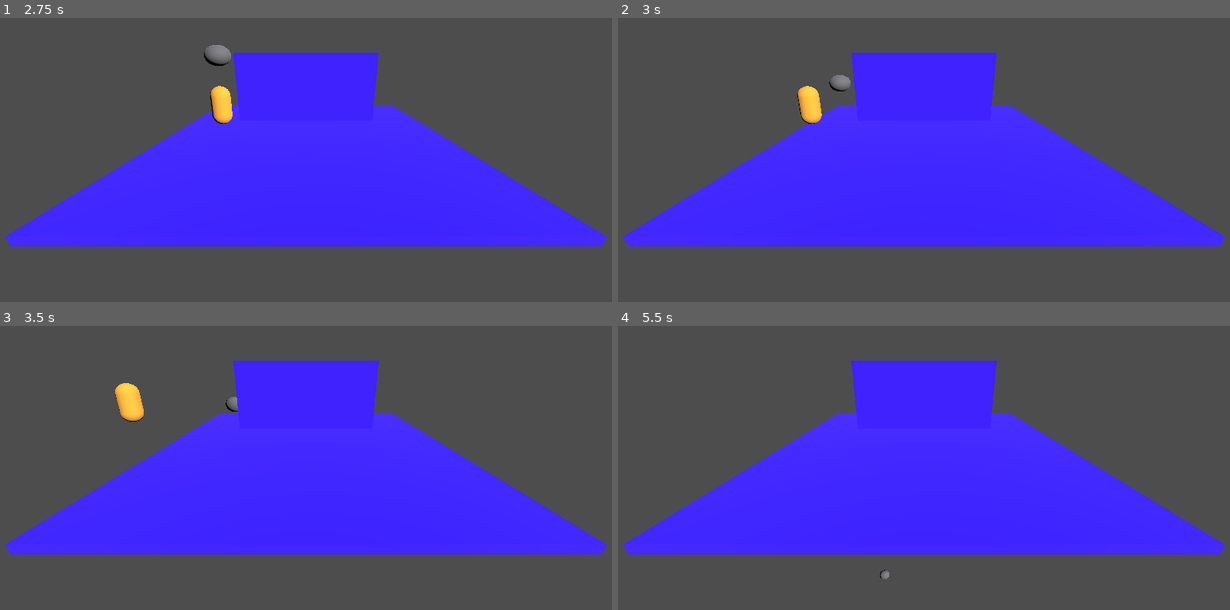
Above: before the commit, frames 1-4 (two rows, left to right).
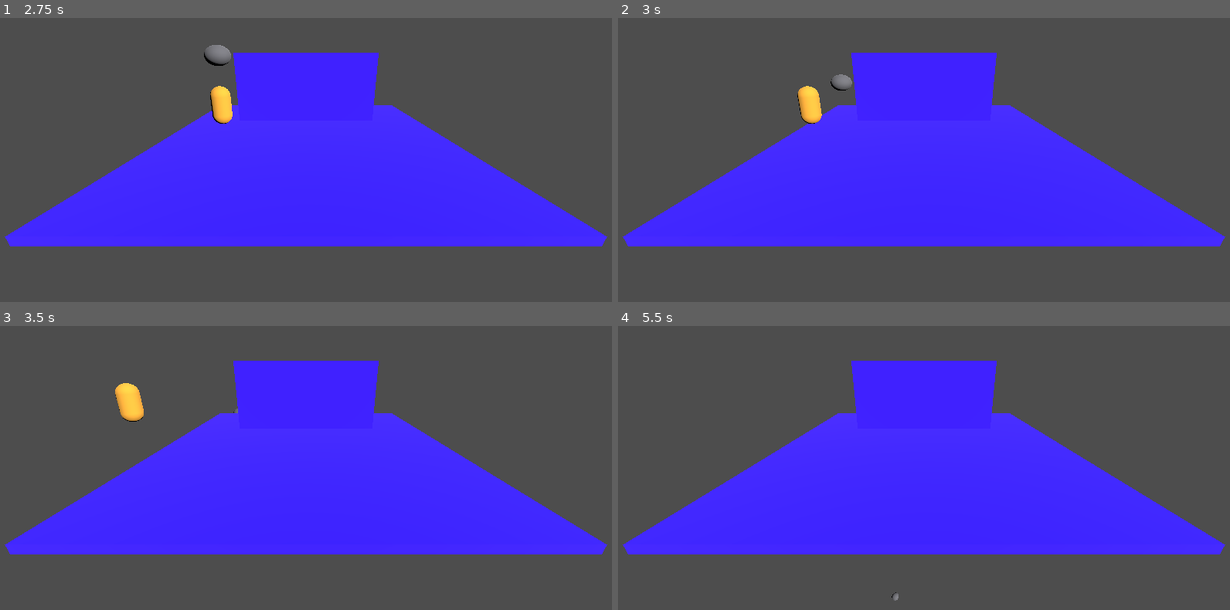
Above: after the commit, the same moments.

Repository: Delgado-dot/Cuy-Kombat
Game: Godot game, scene res://tests/objects/rock_test.tscn
Two runs of this game, one before a commit and one after it. Both use one fixed random seed, a clock stepped at 60 frames per second and the inputs below. This scene is started directly instead of the project's main scene.
Inputs:
- Up to frame 1 (2.75 s): tap Enter at 0.5 s; hold W 0.53-2.03 s; tap J at 0.6, 2.1 s; tap Space at 0.77, 1.52 s; tap K at 1.35 s; hold A from 2.03 s (still down)
- Up to frame 2 (3 s): keep holding A; tap K at 2.85 s
- Up to frame 3 (3.5 s): keep holding A; tap Space at 3.02 s
- Up to frame 4 (5.5 s): release A at 3.53 s; hold S 3.53-4.28 s; tap J at 3.6, 5.1 s; tap Space at 3.77, 4.52, 5 s; hold D 4.28-5.03 s; tap K at 4.35 s; hold W from 5.03 s (still down)

Frame 1 is identical in both runs. In frame 2, less than 0.1% of the frame differs, in the area x 34-39%, y 19-26%; in frame 3, less than 0.1%, in the area x 36-39%, y 25-31%; in frame 4, less than 0.1%.

Commit message:
tune(objects): adjust rock launch physics

Diff:
--- a/scenes/gameplay/rock.tscn
+++ b/scenes/gameplay/rock.tscn
@@ -16,6 +16,7 @@
 
 [node name="Rock" instance=ExtResource("1_interactable")]
 mass = 5.0
+throw_impulse = 28.0
 script = ExtResource("2_rock")
 
 [node name="CollisionShape3D" parent="." index="0"]
